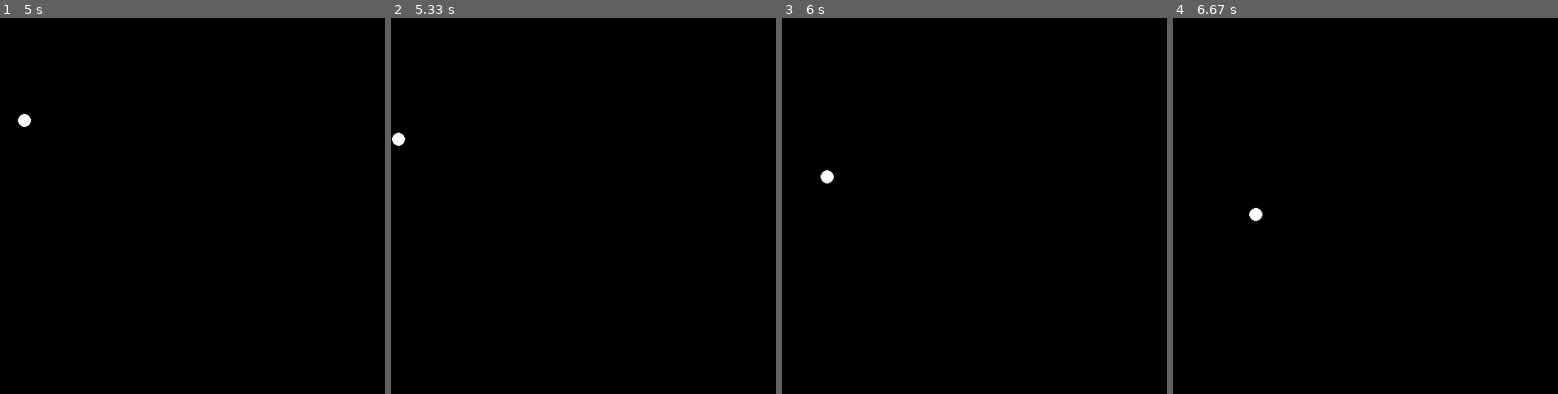
Above: before the commit, frames 1-4 (left to right).
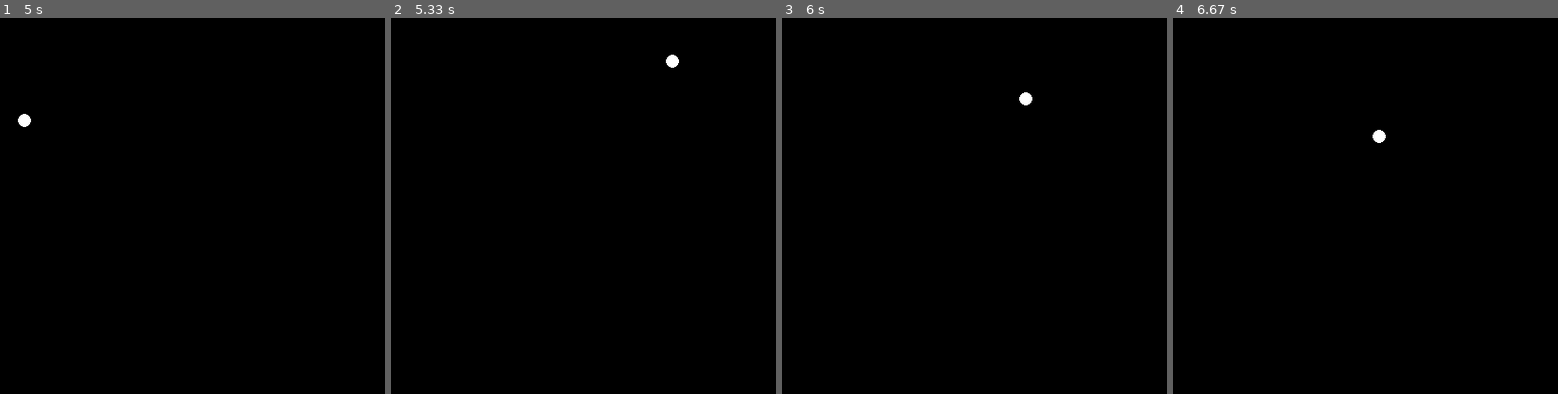
Above: after the commit, the same moments.

Repository: NedzadDonlagic04/pygame-pong
Game: pygame game, started from main.py
Same seed, same stepped clock (60 frames per second), same inputs: the game is played once before the commit and once after it.
Inputs (mouse positions are in pixels of both pictures, inside the frame that each line leads up to):
- Up to frame 1 (5 s): click (281, 206) at 0.38 s
- Up to frame 2 (5.33 s): no input
- Up to frame 3 (6 s): no input
- Up to frame 4 (6.67 s): no input

Frame 1 is identical in both runs. In frame 2, 0.2% of the frame differs, in the area x 0-75%, y 9-34%; in frame 3, 0.2%; in frame 4, 0.2%.

Commit message:
Added border class as well as changed ball path
Ball now resets once it touch the left or right
side of the screen.

Diff:
--- a/classes.py
+++ b/classes.py
@@ -86,7 +86,12 @@
         if self.rect.top == 0 or self.rect.bottom == self.SCREEN_HEIGHT:
             self.y = -self.y
         if self.rect.left == 0 or self.rect.right == self.SCREEN_WIDTH:
-            self.x = -self.x
+            self.setSpot()
 
     def draw(self, screen):
         screen.blit(self.image, self.rect)
+class Border(pygame.sprite.Sprite):
+    def __init__(self, width, height):
+        super().__init__()
+        self.image = pygame.image.load('./img/border.png').convert_alpha()
+        self.rect = self.image.get_rect( center = (width/2, height/2))
